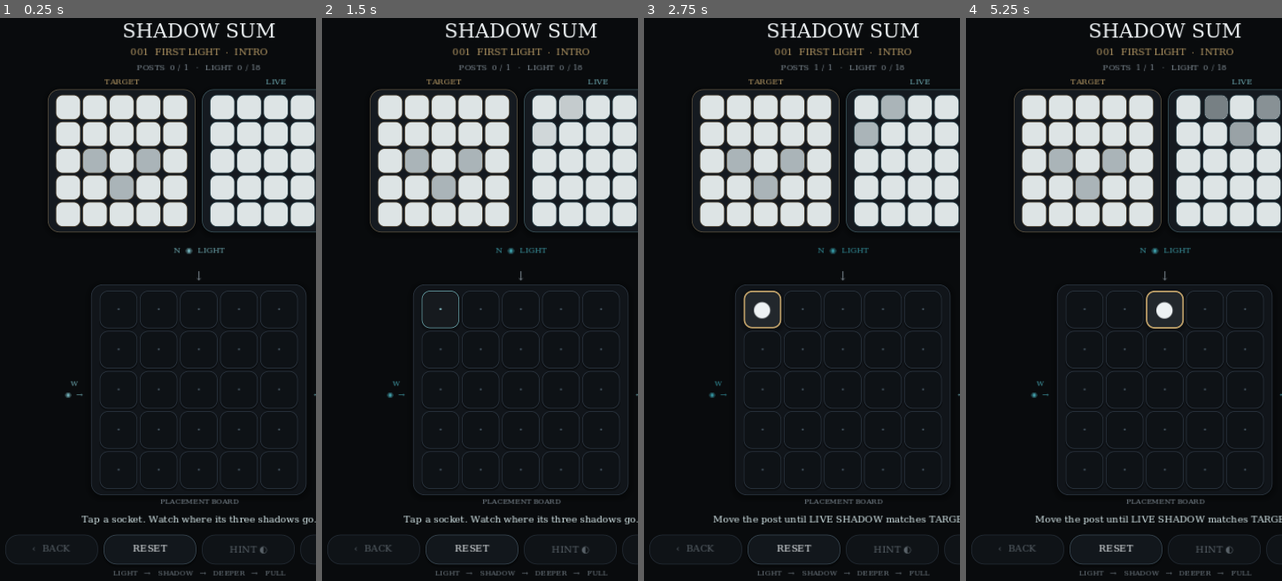
Above: before the commit, frames 1-4 (left to right).
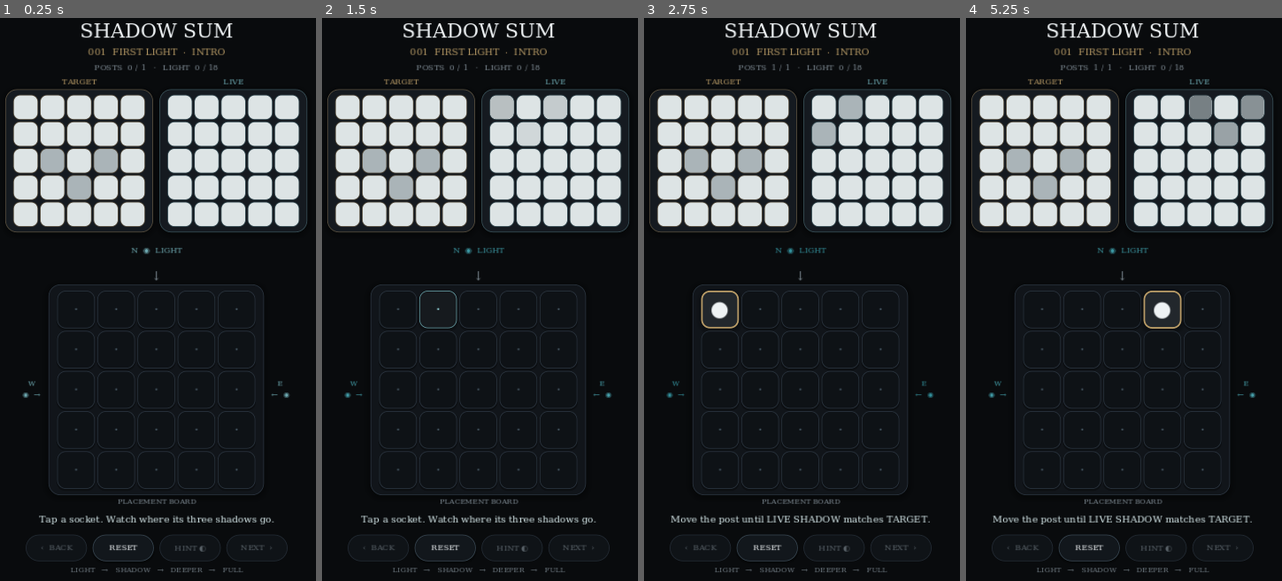
Above: after the commit, the same moments.

Repository: madowaku/shadow-sum
Game: Godot game, scene res://scenes/main.tscn
Two runs of this game, one before a commit and one after it. Both use one fixed random seed, a clock stepped at 60 frames per second and the inputs below.
Inputs:
- Up to frame 1 (0.25 s): no input
- Up to frame 2 (1.5 s): click "·" at 0.5 s; click "●" at 1.25 s
- Up to frame 3 (2.75 s): click "·" at 2 s
- Up to frame 4 (5.25 s): click "●" at 2.75 s; click "·" at 3.5 s; click "●" at 4.25 s; click "·" at 5 s

The runs differ from the first frame. In frame 1, 19% of the frame differs, in the area x 1-100%, y 0-100%; in frame 2, 19%; in frame 3, 20%; in frame 4, 20%.

Commit message:
fix: preserve compact footer sizing in night skin

Diff:
--- a/src/night_skin_main.gd
+++ b/src/night_skin_main.gd
@@ -72,10 +72,10 @@
 
 
 func _style_footer_button(button: Button, primary: bool) -> void:
-	button.custom_minimum_size = Vector2(118, 38)
+	button.custom_minimum_size = Vector2(78, 34) if compact_layout else Vector2(104, 36)
 	button.focus_mode = Control.FOCUS_NONE
 	button.add_theme_font_override("font", night_instrument_font)
-	button.add_theme_font_size_override("font_size", 12)
+	button.add_theme_font_size_override("font_size", 10 if compact_layout else 12)
 	var border := NightTokens.GOLD_SOFT if primary else NightTokens.LINE_MEDIUM
 	var text_color := NightTokens.GOLD if primary else NightTokens.TEXT_PRIMARY
 	button.add_theme_color_override("font_color", text_color)
